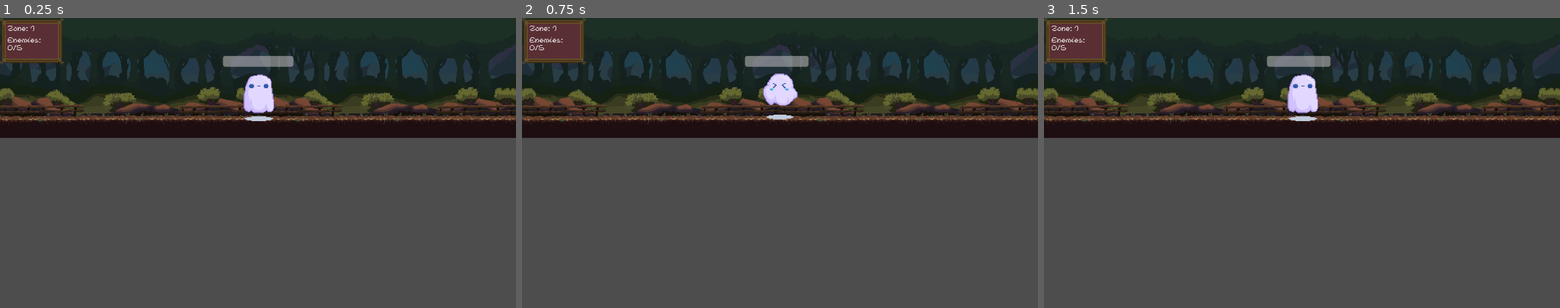
Above: before the commit, frames 1-3 (left to right).
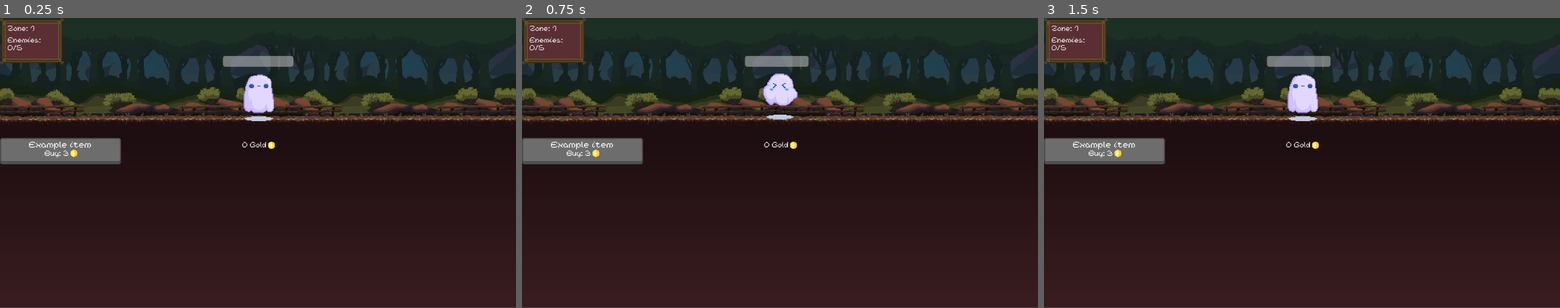
Above: after the commit, the same moments.

Repository: TTTaevas/SwordVenture
Game: Godot game, scene res://game.tscn
The game is run twice, just before and just after one commit, with the same random seed, the same clock (stepped at 60 frames per second) and the same inputs. Before the commit the project starts from res://enemy_screen.tscn.
Inputs (mouse positions are in pixels of both pictures, inside the frame that each line leads up to):
- Up to frame 1 (0.25 s): no input
- Up to frame 2 (0.75 s): tap Enter at 0.5 s; move the mouse to (780, 96) at 0.52 s; click (780, 96) at 0.67 s
- Up to frame 3 (1.5 s): tap Space at 1.25 s; move the mouse to (1198, 177) at 1.27 s; click (1198, 177) at 1.42 s

The runs differ from the first frame. In frame 1, 58% of the frame differs, in the area x 0-100%, y 41-100%; in frame 2, 58%; in frame 3, 58%.

Commit message:
Getting started with shop stuff

Diff:
--- /dev/null
+++ b/button.tscn
@@ -0,0 +1,7 @@
+[gd_scene format=3 uid="uid://dwrr57nv07bmx"]
+
+[node name="Button" type="Button"]
+offset_right = 470.0
+offset_bottom = 110.0
+toggle_mode = true
+flat = true
--- /dev/null
+++ b/font.tres
@@ -0,0 +1,7 @@
+[gd_resource type="LabelSettings" load_steps=2 format=3 uid="uid://cpuux455m0mhe"]
+
+[ext_resource type="FontFile" uid="uid://kr3d464f7640" path="res://NineteenNinetySix-lWzq.ttf" id="1_a4g1j"]
+
+[resource]
+line_spacing = 2.0
+font = ExtResource("1_a4g1j")
--- a/game.tscn
+++ b/game.tscn
@@ -1,7 +1,12 @@
-[gd_scene load_steps=2 format=3 uid="uid://wjr5471kp4hn"]
+[gd_scene load_steps=3 format=3 uid="uid://wjr5471kp4hn"]
 
 [ext_resource type="PackedScene" uid="uid://f06seee5et7e" path="res://enemy_screen.tscn" id="1_gl7b4"]
+[ext_resource type="PackedScene" uid="uid://pdloxy5lmu86" path="res://shop.tscn" id="2_1ybcm"]
 
 [node name="Game" type="Node2D"]
 
 [node name="Enemy_screen" parent="." instance=ExtResource("1_gl7b4")]
+
+[node name="Shop" parent="." instance=ExtResource("2_1ybcm")]
+z_index = -10
+position = Vector2(0, 298)
--- a/project.godot
+++ b/project.godot
@@ -11,7 +11,7 @@
 [application]
 
 config/name="clicker-game"
-run/main_scene="res://enemy_screen.tscn"
+run/main_scene="res://game.tscn"
 config/features=PackedStringArray("4.1", "GL Compatibility")
 config/icon="res://icon.svg"
 
--- /dev/null
+++ b/shop.gd
@@ -0,0 +1,22 @@
+extends Node2D
+
+var shop_entry = preload("res://shop_button.tscn")
+
+var gold := 0
+
+func _ready():
+	var item := shop_entry.instantiate()
+	item.find_child("Item").text = "Example item"
+	add_child(item)
+
+func _process(_delta):
+	gold = get_parent().find_child("Enemy_screen").gold
+
+	var screen := get_viewport_rect().size
+	$Background.size.x = screen.x
+	$Background.size.y = screen.y - 300
+
+	var gs_width = $GoldSprite.texture.get_width() * $GoldSprite.scale.x
+	$Gold.position.x = (screen.x / 2) - ($Gold.size.x / 2) - (gs_width / 2)
+	$GoldSprite.position.x = $Gold.position.x + $Gold.size.x + 12
+	$Gold.text = "%s Gold" % gold
--- a/shop.tscn
+++ b/shop.tscn
@@ -1,3 +1,36 @@
-[gd_scene format=3 uid="uid://pdloxy5lmu86"]
+[gd_scene load_steps=6 format=3 uid="uid://pdloxy5lmu86"]
+
+[ext_resource type="Script" path="res://shop.gd" id="1_1pk2p"]
+[ext_resource type="LabelSettings" uid="uid://cpuux455m0mhe" path="res://font.tres" id="2_3lewd"]
+[ext_resource type="Texture2D" uid="uid://cdbhgrnts5sa3" path="res://sprites/coin.png" id="3_wiupc"]
+
+[sub_resource type="Gradient" id="Gradient_xl7xx"]
+colors = PackedColorArray(0.227451, 0.113725, 0.12549, 1, 0.117647, 0.054902, 0.0666667, 1)
+
+[sub_resource type="GradientTexture2D" id="GradientTexture2D_7ropb"]
+gradient = SubResource("Gradient_xl7xx")
+fill_from = Vector2(0.5, 1)
+fill_to = Vector2(0.5, 0)
+metadata/_snap_enabled = true
 
 [node name="Shop" type="Node2D"]
+script = ExtResource("1_1pk2p")
+
+[node name="Background" type="TextureRect" parent="."]
+offset_right = 1280.0
+offset_bottom = 720.0
+texture = SubResource("GradientTexture2D_7ropb")
+
+[node name="Gold" type="Label" parent="."]
+offset_left = 227.0
+offset_top = 10.0
+offset_right = 288.0
+offset_bottom = 30.0
+text = "0 Gold
+"
+label_settings = ExtResource("2_3lewd")
+
+[node name="GoldSprite" type="Sprite2D" parent="."]
+position = Vector2(320, 18)
+scale = Vector2(0.035, 0.035)
+texture = ExtResource("3_wiupc")
--- /dev/null
+++ b/shop_button.gd
@@ -0,0 +1,34 @@
+extends TextureButton
+
+var psed := false
+var gold := 0
+var price = 3
+
+func _process(_delta):
+	gold = get_parent().gold
+
+	if gold < price:
+		disabled = true
+	elif disabled:
+		disabled = false
+
+	$Item.position.x = (size.x / 2) - ($Item.size.x / 2)
+	var gs_width = $GoldSprite.texture.get_width() * $GoldSprite.scale.x
+	$Price.position.x = (size.x / 2) - ($Price.size.x / 2) - (gs_width / 2)
+	$GoldSprite.position.x = $Price.position.x + $Price.size.x + 12
+
+	$Price.text = "Buy: %s" % price
+
+	if button_pressed and psed == false:
+		psed = true
+		var children := get_children()
+		for i in children:
+			i.position.y += 5
+	elif button_pressed == false and psed:
+		psed = false
+		var children := get_children()
+		for i in children:
+			i.position.y -= 5
+
+func _pressed():
+	print("aaaaa")
--- /dev/null
+++ b/shop_button.tscn
@@ -0,0 +1,46 @@
+[gd_scene load_steps=9 format=3 uid="uid://dv6j7d1wb4lp8"]
+
+[ext_resource type="Texture2D" uid="uid://2qkltni53yls" path="res://sprites/button.png" id="1_d87om"]
+[ext_resource type="Texture2D" uid="uid://cwqekda54104m" path="res://sprites/button-pressed.png" id="2_ab0kq"]
+[ext_resource type="Texture2D" uid="uid://c6yy4iwyt684a" path="res://sprites/button-disabled.png" id="2_wx7dx"]
+[ext_resource type="Script" path="res://shop_button.gd" id="4_tf2b4"]
+[ext_resource type="FontFile" uid="uid://kr3d464f7640" path="res://NineteenNinetySix-lWzq.ttf" id="4_vxvq5"]
+[ext_resource type="LabelSettings" uid="uid://cpuux455m0mhe" path="res://font.tres" id="5_nhsk4"]
+[ext_resource type="Texture2D" uid="uid://cdbhgrnts5sa3" path="res://sprites/coin.png" id="7_xl1k7"]
+
+[sub_resource type="LabelSettings" id="LabelSettings_ltf2n"]
+line_spacing = 2.0
+font = ExtResource("4_vxvq5")
+font_size = 20
+
+[node name="Shop_button" type="TextureButton"]
+offset_right = 40.0
+offset_bottom = 40.0
+keep_pressed_outside = true
+texture_normal = ExtResource("1_d87om")
+texture_pressed = ExtResource("2_ab0kq")
+texture_disabled = ExtResource("2_wx7dx")
+script = ExtResource("4_tf2b4")
+
+[node name="Item" type="Label" parent="."]
+layout_mode = 0
+offset_left = 122.0
+offset_top = 8.0
+offset_right = 174.0
+offset_bottom = 31.0
+text = "Item"
+label_settings = SubResource("LabelSettings_ltf2n")
+
+[node name="Price" type="Label" parent="."]
+layout_mode = 0
+offset_left = 111.0
+offset_top = 31.0
+offset_right = 165.0
+offset_bottom = 54.0
+text = "Price"
+label_settings = ExtResource("5_nhsk4")
+
+[node name="GoldSprite" type="Sprite2D" parent="."]
+position = Vector2(177, 38)
+scale = Vector2(0.035, 0.035)
+texture = ExtResource("7_xl1k7")
--- a/status.tscn
+++ b/status.tscn
@@ -1,11 +1,7 @@
-[gd_scene load_steps=4 format=3 uid="uid://7de2x4o7vekq"]
+[gd_scene load_steps=3 format=3 uid="uid://7de2x4o7vekq"]
 
 [ext_resource type="Texture2D" uid="uid://dwj7nmugh8so0" path="res://sprites/borders.png" id="1_0htye"]
-[ext_resource type="FontFile" uid="uid://kr3d464f7640" path="res://NineteenNinetySix-lWzq.ttf" id="2_5wpvm"]
-
-[sub_resource type="LabelSettings" id="LabelSettings_0pkdr"]
-line_spacing = 2.0
-font = ExtResource("2_5wpvm")
+[ext_resource type="LabelSettings" uid="uid://cpuux455m0mhe" path="res://font.tres" id="2_1a60g"]
 
 [node name="Status" type="Control"]
 layout_mode = 3
@@ -38,7 +34,7 @@
 text = "Enemies:
 0/5
 "
-label_settings = SubResource("LabelSettings_0pkdr")
+label_settings = ExtResource("2_1a60g")
 
 [node name="Zone" type="Label" parent="."]
 layout_mode = 0
@@ -47,4 +43,4 @@
 offset_right = 135.0
 offset_bottom = 38.0
 text = "Zone: 1"
-label_settings = SubResource("LabelSettings_0pkdr")
+label_settings = ExtResource("2_1a60g")
Binary file added: sprites/button-disabled.png
Not shown, added: sprites/button-disabled.png.import
Binary file added: sprites/button-pressed.png
Not shown, added: sprites/button-pressed.png.import
Binary file added: sprites/button.png
Not shown, added: sprites/button.png.import
